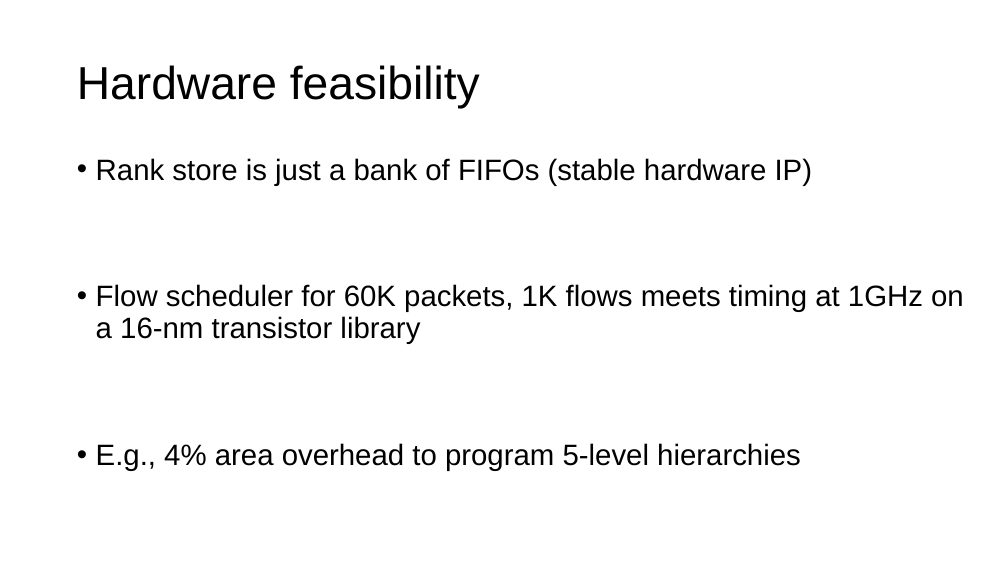
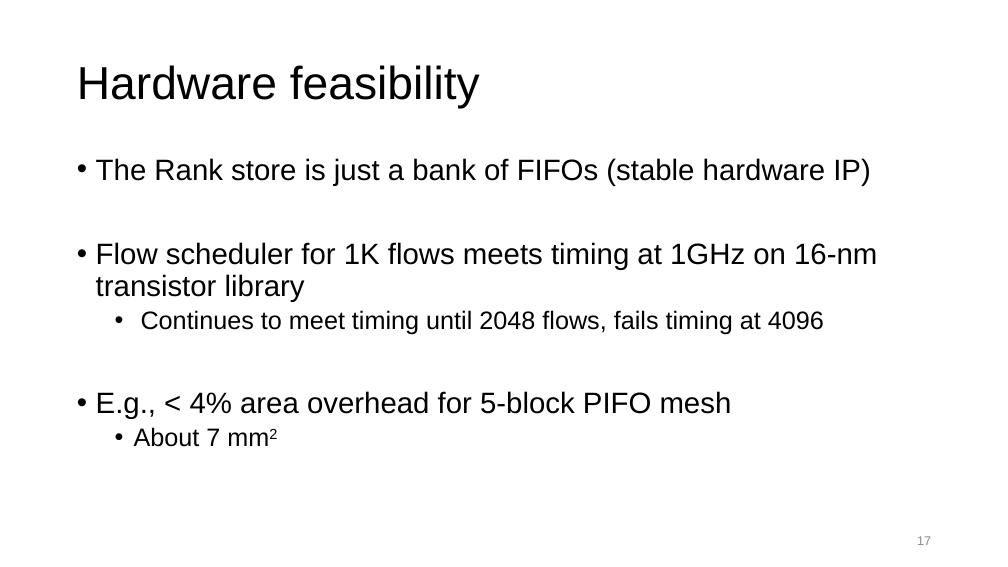
Before and after one commit to anirudhSK/pifo-domino-marple-ppts, a slide deck: slide 17 of pifo_sigcomm.pptx (slide 15 before the commit). Drawn at 1008x567 pixels with LibreOffice and Linux fonts; fonts in the diff are those of the drawing. Boxes give left, top, right and bottom in pixels: in the first picture for what was removed or moved away, otherwise in the second. Text is boxed around its words. In the diff, an @@ line names an element or a change of style, - is before the commit and + after.

Commit message:
Add PIFO mesh slides from Mohammad's CISCO talk

```diff
--- a/pifo_sigcomm.pptx
+++ b/pifo_sigcomm.pptx
@@ text at bbox=[96, 158, 877, 447]: text changed @@
-• Rank store is just a bank of FIFOs (stable hardware IP)
-• Flow scheduler for 60K packets, 1K flows meets timing at 1GHz on a 16-nm transistor library
-• E.g., 4% area overhead to program 5-level hierarchies
+• The Rank store is just a bank of FIFOs (stable hardware IP)
+• Flow scheduler for 1K flows meets timing at 1GHz on 16-nm transistor library
+  • Continues to meet timing until 2048 flows, fails timing at 4096
+• E.g., < 4% area overhead for 5-block PIFO mesh
+  • About 7 mm2
@@ page number added at bbox=[917, 536, 931, 545], 12 pt, text #8C8C8C @@
+17
```
Also in this commit, not shown: 3 other slides changed, 2 slides added.
